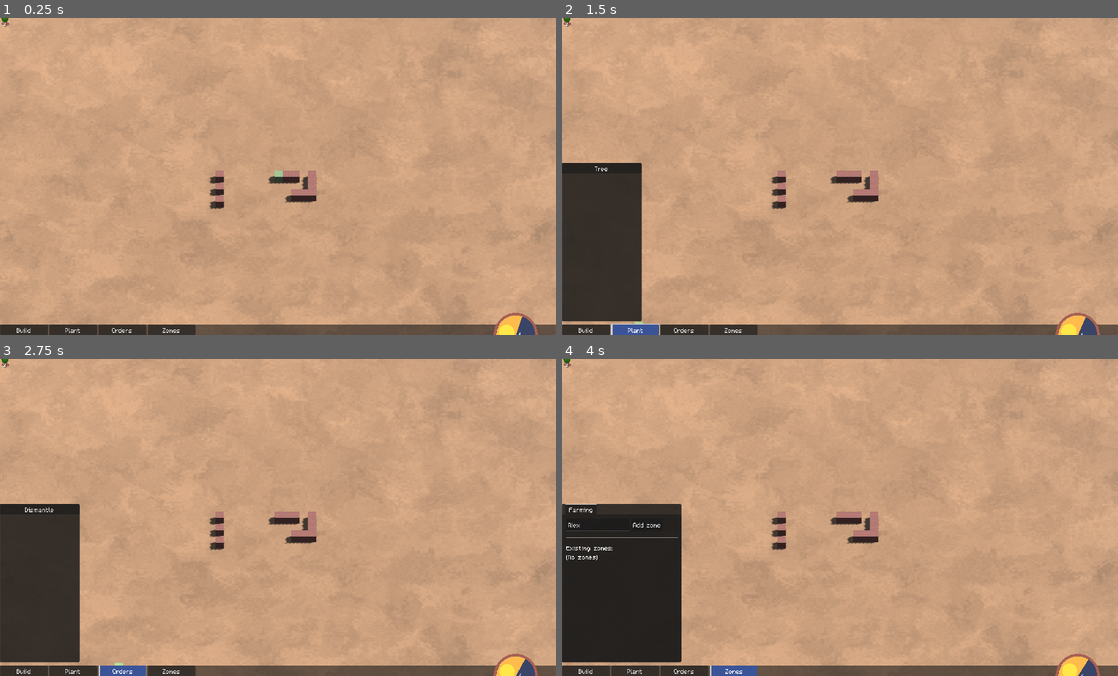
Above: before the commit, frames 1-4 (two rows, left to right).
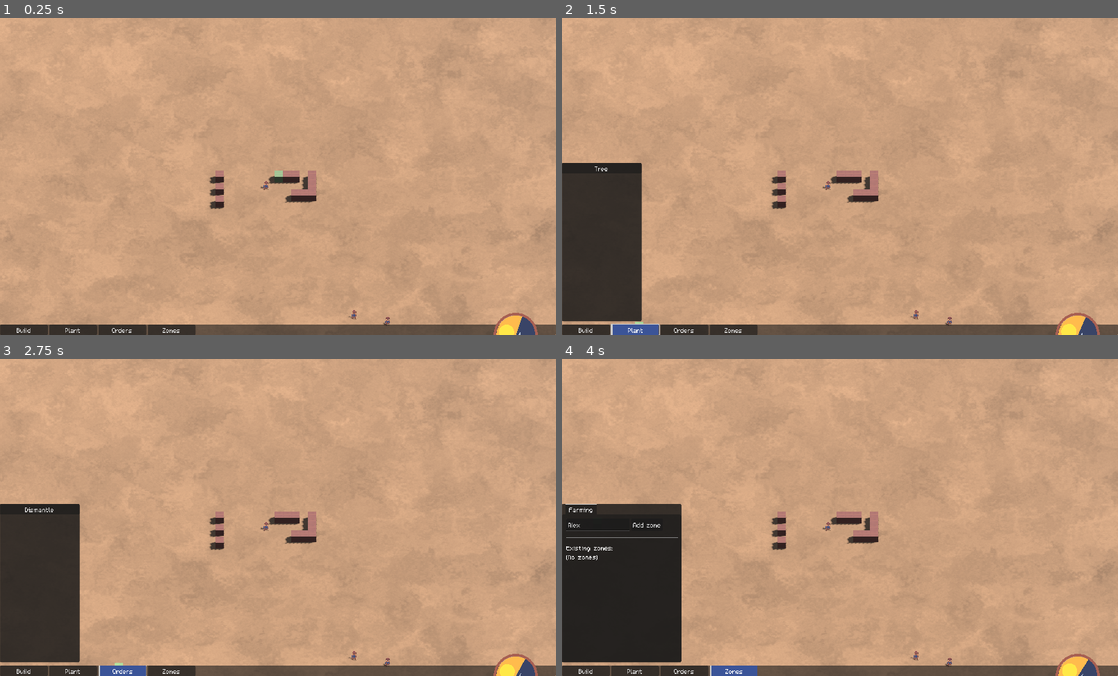
Above: after the commit, the same moments.

Repository: speakk/gnome_village
Game: Godot game, scene res://src/main_3d.tscn
Same seed, same stepped clock (60 frames per second), same inputs: the game is played once before the commit and once after it.
Inputs (mouse positions are in pixels of both pictures, inside the frame that each line leads up to):
- Up to frame 1 (0.25 s): no input
- Up to frame 2 (1.5 s): click "Build" at 0.5 s; click "Plant" at 1.25 s
- Up to frame 3 (2.75 s): click "Orders" at 2 s
- Up to frame 4 (4 s): click "Zones" at 2.75 s; click (595, 523) at 3.52 s; type "Alex" at 3.6 s

The runs differ from the first frame. In frame 1, less than 0.1% of the frame differs, in the area x 0-71%, y 0-97%; in frame 2, less than 0.1%; in frame 3, less than 0.1%; in frame 4, less than 0.1%.

Commit message:
Fix map returning coordinates, had a 2d xy to 3d xz bug

Diff:
--- a/src/main_3d.gd
+++ b/src/main_3d.gd
@@ -10,7 +10,7 @@
 
 const TEST_TREES = 1
 const TEST_RESOURCES = 2
-const TEST_SETTLERS = 1
+const TEST_SETTLERS = 5
 const DECAL_AMOUNT = 2
 
 func _ready() -> void:
@@ -20,46 +20,47 @@
 	#Events.current_time_changed.connect(_current_time_changed)
 
 	var test_divider := 1
-	var map_size_real_x := MainMap3D.MAP_SIZE_X * 24 / test_divider
-	var map_size_real_y := MainMap3D.MAP_SIZE_Y * 24 / test_divider
+	var map_size_real_x := MainMap3D.MAP_SIZE_X / test_divider
+	var map_size_real_y := MainMap3D.MAP_SIZE_Y / test_divider
 
 	print("Now spawning entities")
 
-	for i in TEST_TREES:
-		var random_position := Vector3(randf_range(0, map_size_real_x), randf_range(0, map_size_real_y), 0)
-		var grid_position := Globals.get_map().global_position_to_coordinate(random_position)
-		var quantized_position := Globals.get_map().coordinate_to_global_position(grid_position)
-		if not PathFinder.is_position_solid(grid_position):
-			var item_on_ground := (ITEM_ON_GROUND.instantiate() as ItemOnGround)
-			%Entities.add_child(item_on_ground)
-			item_on_ground.global_position = quantized_position
-			item_on_ground.initialize(Items.Id.Tree)
-
-
-	await get_tree().physics_frame
-
-	var item_types: Array[Items.Id] = [Items.Id.Wood, Items.Id.Stone]
-
-	for i in TEST_RESOURCES:
-		var random_position := Vector3(randf_range(0, map_size_real_x), randf_range(0, map_size_real_y), 0.0)
-		var grid_position := Globals.get_map().global_position_to_coordinate(random_position)
-		var quantized_position := Globals.get_map().coordinate_to_global_position(grid_position)
-		if not PathFinder.is_position_solid(grid_position):
-			var item_on_ground := (ITEM_ON_GROUND.instantiate() as ItemOnGround)
-			%Entities.add_child(item_on_ground)
-			item_on_ground.global_position = quantized_position
-			item_on_ground.initialize(item_types.pick_random())
+	#for i in TEST_TREES:
+		#var random_position := Vector3(randf_range(0, map_size_real_x), 0, randf_range(0, map_size_real_y))
+		#var grid_position := Globals.get_map().global_position_to_coordinate(random_position)
+		#var quantized_position := Globals.get_map().coordinate_to_global_position(grid_position)
+		#if not PathFinder.is_position_solid(grid_position):
+			#var item_on_ground := (ITEM_ON_GROUND.instantiate() as ItemOnGround)
+			#%Entities.add_child(item_on_ground)
+			#item_on_ground.global_position = quantized_position
+			#item_on_ground.initialize(Items.Id.Tree)
+			#
+	#
+	#await get_tree().physics_frame
+#
+	#var item_types: Array[Items.Id] = [Items.Id.Wood, Items.Id.Stone]
+#
+	#for i in TEST_RESOURCES:
+		#var random_position := Vector3(randf_range(0, map_size_real_x), randf_range(0, map_size_real_y), 0.0)
+		#var grid_position := Globals.get_map().global_position_to_coordinate(random_position)
+		#var quantized_position := Globals.get_map().coordinate_to_global_position(grid_position)
+		#if not PathFinder.is_position_solid(grid_position):
+			#var item_on_ground := (ITEM_ON_GROUND.instantiate() as ItemOnGround)
+			#%Entities.add_child(item_on_ground)
+			#item_on_ground.global_position = quantized_position
+			#item_on_ground.initialize(item_types.pick_random())
 
 	var settlers_to_place := TEST_SETTLERS
 	var attempts := 400
 	for i in attempts:
-		var random_position := Vector3(randf_range(0, map_size_real_x), randf_range(0, map_size_real_y), 0)
-		var grid_position := Globals.get_map().global_position_to_coordinate(random_position)
+		var grid_position := Vector2i(randi_range(0, map_size_real_x), randi_range(0, map_size_real_y))
 		var quantized_position := Globals.get_map().coordinate_to_global_position(grid_position)
 		if not PathFinder.is_position_solid(grid_position):
 			var settler := SETTLER.instantiate()
 			%Entities.add_child(settler)
 			settler.global_position = quantized_position
+
+			print("Settler placed at", settler.global_position)
 
 			settlers_to_place -= 1
 			if settlers_to_place <= 0:
--- a/src/main_3d.tscn
+++ b/src/main_3d.tscn
@@ -1,9 +1,10 @@
-[gd_scene load_steps=12 format=3 uid="uid://cdn5fwsgd0fpm"]
+[gd_scene load_steps=13 format=3 uid="uid://cdn5fwsgd0fpm"]
 
 [ext_resource type="Script" path="res://src/main_3d.gd" id="1_h0o83"]
 [ext_resource type="PackedScene" uid="uid://spi7wrmylhj0" path="res://src/tasks/task_assigner/TaskHandler.tscn" id="1_lyh74"]
 [ext_resource type="PackedScene" uid="uid://cxfu88mnhmgb7" path="res://src/map/MainMap3D.tscn" id="2_l8r3t"]
 [ext_resource type="PackedScene" uid="uid://du6ros11u7s0m" path="res://src/zones/ZoneManager.tscn" id="3_v025i"]
+[ext_resource type="PackedScene" uid="uid://b1no50g6cjkhd" path="res://src/settler/settler.tscn" id="4_be8d2"]
 [ext_resource type="PackedScene" uid="uid://dk7vrm018wwop" path="res://src/systems/day_night_cycle.tscn" id="5_gc7w6"]
 [ext_resource type="PackedScene" uid="uid://w5t5a0o36hje" path="res://src/camera_3d.tscn" id="6_wahq5"]
 [ext_resource type="PackedScene" uid="uid://cynniosvk7y2r" path="res://src/gui/gui.tscn" id="7_vml5v"]
@@ -38,6 +39,8 @@
 [node name="Entities" type="Node3D" parent="."]
 unique_name_in_owner = true
 
+[node name="Settler" parent="Entities" instance=ExtResource("4_be8d2")]
+
 [node name="ZoneManager" parent="." instance=ExtResource("3_v025i")]
 unique_name_in_owner = true
 
--- a/src/map/MainMap3D.gd
+++ b/src/map/MainMap3D.gd
@@ -4,7 +4,7 @@
 
 @onready var ITEM_ON_GROUND := preload("res://src/items/item_on_ground/ItemOnGround.tscn")
 
-const MAP_SIZE_X: int = 80
+const MAP_SIZE_X: int = 40
 const MAP_SIZE_Y: int = 40
 const CELL_SIZE := Vector2i(1, 1)
 
@@ -173,11 +173,11 @@
 	return Vector2i(0, 0)
 
 func coordinate_to_global_position(coordinate: Vector2i) -> Vector3:
-	return grid.to_global(grid.map_to_local(Vector3(coordinate.x, coordinate.y, 0)))
+	return grid.to_global(grid.map_to_local(Vector3(coordinate.x, 0, coordinate.y)))
 
 func global_position_to_coordinate(_global_position: Vector3) -> Vector2i:
 	var coordinate: Vector3i = grid.local_to_map(grid.to_local(_global_position))
-	return Vector2i(coordinate.x, coordinate.y)
+	return Vector2i(coordinate.x, coordinate.z)
 
 #func get_local_mouse_position() -> Vector2:
 	#return grid.get_mou
--- a/src/settler/settler.tscn
+++ b/src/settler/settler.tscn
@@ -75,9 +75,11 @@
 }
 
 [node name="Settler" type="Node3D" groups=["settler"]]
+transform = Transform3D(1, 0, 0, 0, 1, 0, 0, 0, 1, 0, 0.450692, 0)
 script = ExtResource("1_ghp1u")
 
 [node name="Sprite" type="Sprite3D" parent="."]
+pixel_size = 0.05
 billboard = 1
 alpha_cut = 1
 texture_filter = 0
